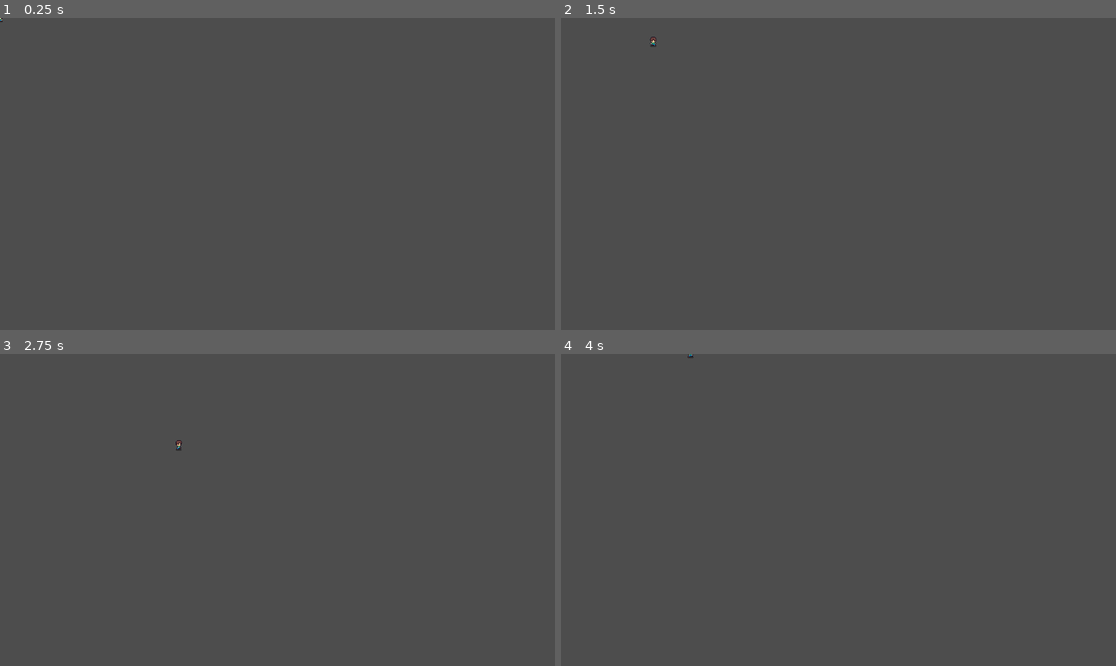
Above: before the commit, frames 1-4 (two rows, left to right).
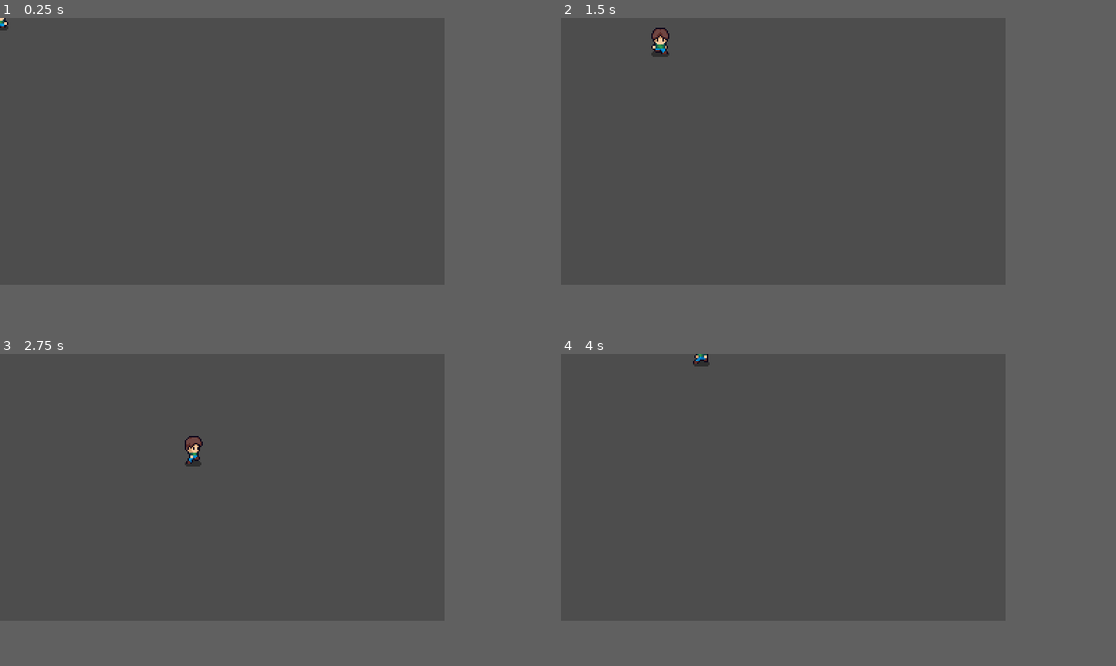
Above: after the commit, the same moments.

Repository: VictorPrazeres/swordFantasy
Game: Godot game, scene res://player/player.tscn
The game is run twice, just before and just after one commit, with the same random seed, the same clock (stepped at 60 frames per second) and the same inputs. The project has no main scene, so this scene is started directly.
Inputs:
- Up to frame 1 (0.25 s): no input
- Up to frame 2 (1.5 s): tap Enter at 0.5 s; hold D (move_right) 0.53-1.28 s; hold S (move_down) from 1.28 s (still down)
- Up to frame 3 (2.75 s): release S (move_down) at 2.03 s; hold D (move_right) from 2.03 s (still down)
- Up to frame 4 (4 s): release D (move_right) at 2.78 s; hold W (move_up) 2.78-3.53 s; hold A (move_left) from 3.53 s (still down)
In our replay, the window is 799x449 before the commit and 640x384 after it. These sizes can differ from the game's own. Grey fills any space a smaller window leaves; there, only what the larger window draws over its background counts as a difference.

The runs differ from the first frame. In frame 1, less than 0.1% of the frame differs, in the area x 0-2%, y 0-5%; in frame 2, 0.3%; in frame 3, 0.3%, in the area x 31-37%, y 26-37%; in frame 4, 0.1%.

Commit message:
feat(window): add HD and Full HD window scaling
Configure resolution settings and scaling logic to support standard HD
(720p) and Full HD (1080p) display modes.

Diff:
--- a/player/player.tscn
+++ b/player/player.tscn
@@ -3,6 +3,69 @@
 [ext_resource type="Script" path="res://player/player.gd" id="1_8y3v2"]
 [ext_resource type="Texture2D" uid="uid://dbvb3l1ul74le" path="res://player/standard_actions.png" id="2_4umdh"]
 
+[sub_resource type="Animation" id="Animation_sj5p2"]
+length = 0.001
+tracks/0/type = "value"
+tracks/0/imported = false
+tracks/0/enabled = true
+tracks/0/path = NodePath("Texture:hframes")
+tracks/0/interp = 1
+tracks/0/loop_wrap = true
+tracks/0/keys = {
+"times": PackedFloat32Array(0),
+"transitions": PackedFloat32Array(1),
+"update": 1,
+"values": [6]
+}
+tracks/1/type = "value"
+tracks/1/imported = false
+tracks/1/enabled = true
+tracks/1/path = NodePath("Texture:vframes")
+tracks/1/interp = 1
+tracks/1/loop_wrap = true
+tracks/1/keys = {
+"times": PackedFloat32Array(0),
+"transitions": PackedFloat32Array(1),
+"update": 1,
+"values": [10]
+}
+tracks/2/type = "value"
+tracks/2/imported = false
+tracks/2/enabled = true
+tracks/2/path = NodePath("Texture:texture")
+tracks/2/interp = 1
+tracks/2/loop_wrap = true
+tracks/2/keys = {
+"times": PackedFloat32Array(0),
+"transitions": PackedFloat32Array(1),
+"update": 1,
+"values": [ExtResource("2_4umdh")]
+}
+tracks/3/type = "value"
+tracks/3/imported = false
+tracks/3/enabled = true
+tracks/3/path = NodePath("Texture:frame")
+tracks/3/interp = 1
+tracks/3/loop_wrap = true
+tracks/3/keys = {
+"times": PackedFloat32Array(0),
+"transitions": PackedFloat32Array(1),
+"update": 1,
+"values": [0]
+}
+tracks/4/type = "value"
+tracks/4/imported = false
+tracks/4/enabled = true
+tracks/4/path = NodePath("Texture:flip_h")
+tracks/4/interp = 1
+tracks/4/loop_wrap = true
+tracks/4/keys = {
+"times": PackedFloat32Array(0),
+"transitions": PackedFloat32Array(1),
+"update": 1,
+"values": [false]
+}
+
 [sub_resource type="Animation" id="Animation_tbw8v"]
 resource_name = "idle_down"
 length = 0.6
@@ -69,67 +132,70 @@
 "values": [false]
 }
 
-[sub_resource type="Animation" id="Animation_sj5p2"]
-length = 0.001
-tracks/0/type = "value"
-tracks/0/imported = false
-tracks/0/enabled = true
-tracks/0/path = NodePath("Texture:hframes")
-tracks/0/interp = 1
-tracks/0/loop_wrap = true
-tracks/0/keys = {
-"times": PackedFloat32Array(0),
-"transitions": PackedFloat32Array(1),
-"update": 1,
-"values": [6]
-}
-tracks/1/type = "value"
-tracks/1/imported = false
-tracks/1/enabled = true
-tracks/1/path = NodePath("Texture:vframes")
-tracks/1/interp = 1
-tracks/1/loop_wrap = true
-tracks/1/keys = {
-"times": PackedFloat32Array(0),
-"transitions": PackedFloat32Array(1),
-"update": 1,
-"values": [10]
-}
-tracks/2/type = "value"
-tracks/2/imported = false
-tracks/2/enabled = true
-tracks/2/path = NodePath("Texture:texture")
-tracks/2/interp = 1
-tracks/2/loop_wrap = true
-tracks/2/keys = {
-"times": PackedFloat32Array(0),
-"transitions": PackedFloat32Array(1),
-"update": 1,
-"values": [ExtResource("2_4umdh")]
-}
-tracks/3/type = "value"
-tracks/3/imported = false
-tracks/3/enabled = true
-tracks/3/path = NodePath("Texture:frame")
-tracks/3/interp = 1
-tracks/3/loop_wrap = true
-tracks/3/keys = {
-"times": PackedFloat32Array(0),
-"transitions": PackedFloat32Array(1),
-"update": 1,
-"values": [0]
-}
-tracks/4/type = "value"
-tracks/4/imported = false
-tracks/4/enabled = true
-tracks/4/path = NodePath("Texture:flip_h")
-tracks/4/interp = 1
-tracks/4/loop_wrap = true
-tracks/4/keys = {
-"times": PackedFloat32Array(0),
-"transitions": PackedFloat32Array(1),
-"update": 1,
-"values": [false]
+[sub_resource type="Animation" id="Animation_7siql"]
+resource_name = "idle_left"
+length = 0.6
+loop_mode = 1
+step = 0.1
+tracks/0/type = "value"
+tracks/0/imported = false
+tracks/0/enabled = true
+tracks/0/path = NodePath("Texture:hframes")
+tracks/0/interp = 1
+tracks/0/loop_wrap = true
+tracks/0/keys = {
+"times": PackedFloat32Array(0),
+"transitions": PackedFloat32Array(1),
+"update": 1,
+"values": [6]
+}
+tracks/1/type = "value"
+tracks/1/imported = false
+tracks/1/enabled = true
+tracks/1/path = NodePath("Texture:vframes")
+tracks/1/interp = 1
+tracks/1/loop_wrap = true
+tracks/1/keys = {
+"times": PackedFloat32Array(0),
+"transitions": PackedFloat32Array(1),
+"update": 1,
+"values": [10]
+}
+tracks/2/type = "value"
+tracks/2/imported = false
+tracks/2/enabled = true
+tracks/2/path = NodePath("Texture:texture")
+tracks/2/interp = 1
+tracks/2/loop_wrap = true
+tracks/2/keys = {
+"times": PackedFloat32Array(0),
+"transitions": PackedFloat32Array(1),
+"update": 1,
+"values": [ExtResource("2_4umdh")]
+}
+tracks/3/type = "value"
+tracks/3/imported = false
+tracks/3/enabled = true
+tracks/3/path = NodePath("Texture:frame")
+tracks/3/interp = 1
+tracks/3/loop_wrap = true
+tracks/3/keys = {
+"times": PackedFloat32Array(0, 0.1, 0.2, 0.3, 0.4, 0.5),
+"transitions": PackedFloat32Array(1, 1, 1, 1, 1, 1),
+"update": 1,
+"values": [6, 7, 8, 9, 10, 11]
+}
+tracks/4/type = "value"
+tracks/4/imported = false
+tracks/4/enabled = true
+tracks/4/path = NodePath("Texture:flip_h")
+tracks/4/interp = 1
+tracks/4/loop_wrap = true
+tracks/4/keys = {
+"times": PackedFloat32Array(0),
+"transitions": PackedFloat32Array(1),
+"update": 1,
+"values": [true]
 }
 
 [sub_resource type="Animation" id="Animation_b8oc8"]
@@ -198,72 +264,6 @@
 "values": [false]
 }
 
-[sub_resource type="Animation" id="Animation_7siql"]
-resource_name = "idle_left"
-length = 0.6
-loop_mode = 1
-step = 0.1
-tracks/0/type = "value"
-tracks/0/imported = false
-tracks/0/enabled = true
-tracks/0/path = NodePath("Texture:hframes")
-tracks/0/interp = 1
-tracks/0/loop_wrap = true
-tracks/0/keys = {
-"times": PackedFloat32Array(0),
-"transitions": PackedFloat32Array(1),
-"update": 1,
-"values": [6]
-}
-tracks/1/type = "value"
-tracks/1/imported = false
-tracks/1/enabled = true
-tracks/1/path = NodePath("Texture:vframes")
-tracks/1/interp = 1
-tracks/1/loop_wrap = true
-tracks/1/keys = {
-"times": PackedFloat32Array(0),
-"transitions": PackedFloat32Array(1),
-"update": 1,
-"values": [10]
-}
-tracks/2/type = "value"
-tracks/2/imported = false
-tracks/2/enabled = true
-tracks/2/path = NodePath("Texture:texture")
-tracks/2/interp = 1
-tracks/2/loop_wrap = true
-tracks/2/keys = {
-"times": PackedFloat32Array(0),
-"transitions": PackedFloat32Array(1),
-"update": 1,
-"values": [ExtResource("2_4umdh")]
-}
-tracks/3/type = "value"
-tracks/3/imported = false
-tracks/3/enabled = true
-tracks/3/path = NodePath("Texture:frame")
-tracks/3/interp = 1
-tracks/3/loop_wrap = true
-tracks/3/keys = {
-"times": PackedFloat32Array(0, 0.1, 0.2, 0.3, 0.4, 0.5),
-"transitions": PackedFloat32Array(1, 1, 1, 1, 1, 1),
-"update": 1,
-"values": [6, 7, 8, 9, 10, 11]
-}
-tracks/4/type = "value"
-tracks/4/imported = false
-tracks/4/enabled = true
-tracks/4/path = NodePath("Texture:flip_h")
-tracks/4/interp = 1
-tracks/4/loop_wrap = true
-tracks/4/keys = {
-"times": PackedFloat32Array(0),
-"transitions": PackedFloat32Array(1),
-"update": 1,
-"values": [true]
-}
-
 [sub_resource type="Animation" id="Animation_mnaqq"]
 resource_name = "idle_up"
 length = 0.6
@@ -396,6 +396,72 @@
 "values": [false]
 }
 
+[sub_resource type="Animation" id="Animation_mgu8p"]
+resource_name = "walking_left"
+length = 0.6
+loop_mode = 1
+step = 0.1
+tracks/0/type = "value"
+tracks/0/imported = false
+tracks/0/enabled = true
+tracks/0/path = NodePath("Texture:hframes")
+tracks/0/interp = 1
+tracks/0/loop_wrap = true
+tracks/0/keys = {
+"times": PackedFloat32Array(0),
+"transitions": PackedFloat32Array(1),
+"update": 1,
+"values": [6]
+}
+tracks/1/type = "value"
+tracks/1/imported = false
+tracks/1/enabled = true
+tracks/1/path = NodePath("Texture:vframes")
+tracks/1/interp = 1
+tracks/1/loop_wrap = true
+tracks/1/keys = {
+"times": PackedFloat32Array(0),
+"transitions": PackedFloat32Array(1),
+"update": 1,
+"values": [10]
+}
+tracks/2/type = "value"
+tracks/2/imported = false
+tracks/2/enabled = true
+tracks/2/path = NodePath("Texture:texture")
+tracks/2/interp = 1
+tracks/2/loop_wrap = true
+tracks/2/keys = {
+"times": PackedFloat32Array(0),
+"transitions": PackedFloat32Array(1),
+"update": 1,
+"values": [ExtResource("2_4umdh")]
+}
+tracks/3/type = "value"
+tracks/3/imported = false
+tracks/3/enabled = true
+tracks/3/path = NodePath("Texture:frame")
+tracks/3/interp = 1
+tracks/3/loop_wrap = true
+tracks/3/keys = {
+"times": PackedFloat32Array(0, 0.1, 0.2, 0.3, 0.4, 0.5),
+"transitions": PackedFloat32Array(1, 1, 1, 1, 1, 1),
+"update": 1,
+"values": [24, 25, 26, 27, 28, 29]
+}
+tracks/4/type = "value"
+tracks/4/imported = false
+tracks/4/enabled = true
+tracks/4/path = NodePath("Texture:flip_h")
+tracks/4/interp = 1
+tracks/4/loop_wrap = true
+tracks/4/keys = {
+"times": PackedFloat32Array(0),
+"transitions": PackedFloat32Array(1),
+"update": 1,
+"values": [true]
+}
+
 [sub_resource type="Animation" id="Animation_huiio"]
 resource_name = "walking_right"
 length = 0.6
@@ -460,72 +526,6 @@
 "transitions": PackedFloat32Array(1),
 "update": 1,
 "values": [false]
-}
-
-[sub_resource type="Animation" id="Animation_mgu8p"]
-resource_name = "walking_left"
-length = 0.6
-loop_mode = 1
-step = 0.1
-tracks/0/type = "value"
-tracks/0/imported = false
-tracks/0/enabled = true
-tracks/0/path = NodePath("Texture:hframes")
-tracks/0/interp = 1
-tracks/0/loop_wrap = true
-tracks/0/keys = {
-"times": PackedFloat32Array(0),
-"transitions": PackedFloat32Array(1),
-"update": 1,
-"values": [6]
-}
-tracks/1/type = "value"
-tracks/1/imported = false
-tracks/1/enabled = true
-tracks/1/path = NodePath("Texture:vframes")
-tracks/1/interp = 1
-tracks/1/loop_wrap = true
-tracks/1/keys = {
-"times": PackedFloat32Array(0),
-"transitions": PackedFloat32Array(1),
-"update": 1,
-"values": [10]
-}
-tracks/2/type = "value"
-tracks/2/imported = false
-tracks/2/enabled = true
-tracks/2/path = NodePath("Texture:texture")
-tracks/2/interp = 1
-tracks/2/loop_wrap = true
-tracks/2/keys = {
-"times": PackedFloat32Array(0),
-"transitions": PackedFloat32Array(1),
-"update": 1,
-"values": [ExtResource("2_4umdh")]
-}
-tracks/3/type = "value"
-tracks/3/imported = false
-tracks/3/enabled = true
-tracks/3/path = NodePath("Texture:frame")
-tracks/3/interp = 1
-tracks/3/loop_wrap = true
-tracks/3/keys = {
-"times": PackedFloat32Array(0, 0.1, 0.2, 0.3, 0.4, 0.5),
-"transitions": PackedFloat32Array(1, 1, 1, 1, 1, 1),
-"update": 1,
-"values": [24, 25, 26, 27, 28, 29]
-}
-tracks/4/type = "value"
-tracks/4/imported = false
-tracks/4/enabled = true
-tracks/4/path = NodePath("Texture:flip_h")
-tracks/4/interp = 1
-tracks/4/loop_wrap = true
-tracks/4/keys = {
-"times": PackedFloat32Array(0),
-"transitions": PackedFloat32Array(1),
-"update": 1,
-"values": [true]
 }
 
 [sub_resource type="Animation" id="Animation_ejhfy"]
@@ -609,7 +609,7 @@
 
 [node name="Player" type="CharacterBody2D" node_paths=PackedStringArray("_player_animator")]
 script = ExtResource("1_8y3v2")
-_movement_velocity = 256.0
+_movement_velocity = 96.0
 _player_animator = NodePath("PlayerAnimator")
 
 [node name="Texture" type="Sprite2D" parent="."]
--- a/project.godot
+++ b/project.godot
@@ -13,6 +13,14 @@
 config/name="swordFantasy"
 config/features=PackedStringArray("4.3", "GL Compatibility")
 config/icon="res://icon.svg"
+
+[display]
+
+window/size/viewport_width=320
+window/size/viewport_height=192
+window/size/window_width_override=1280
+window/size/window_height_override=768
+window/stretch/mode="canvas_items"
 
 [input]
 
